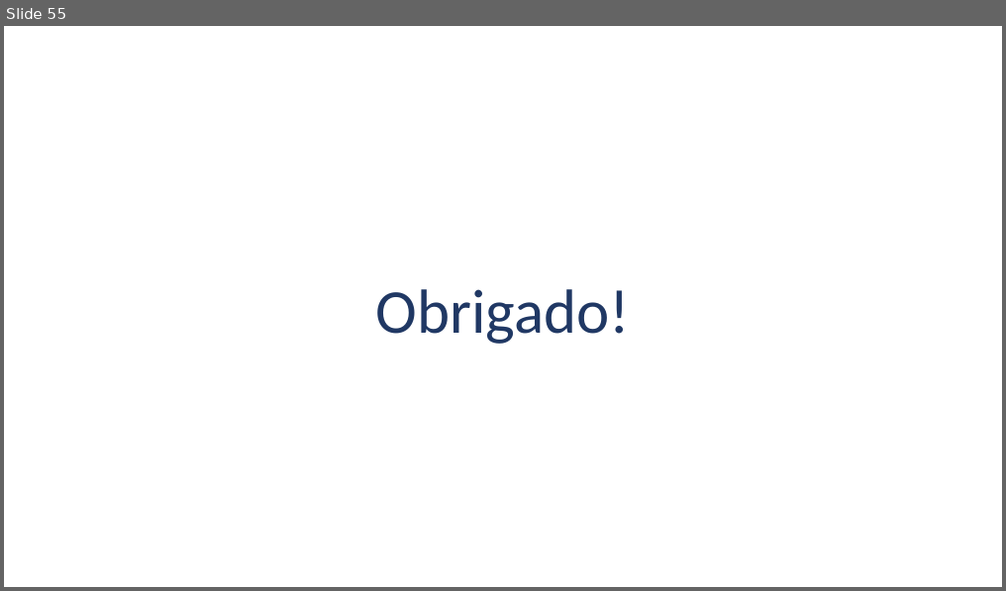
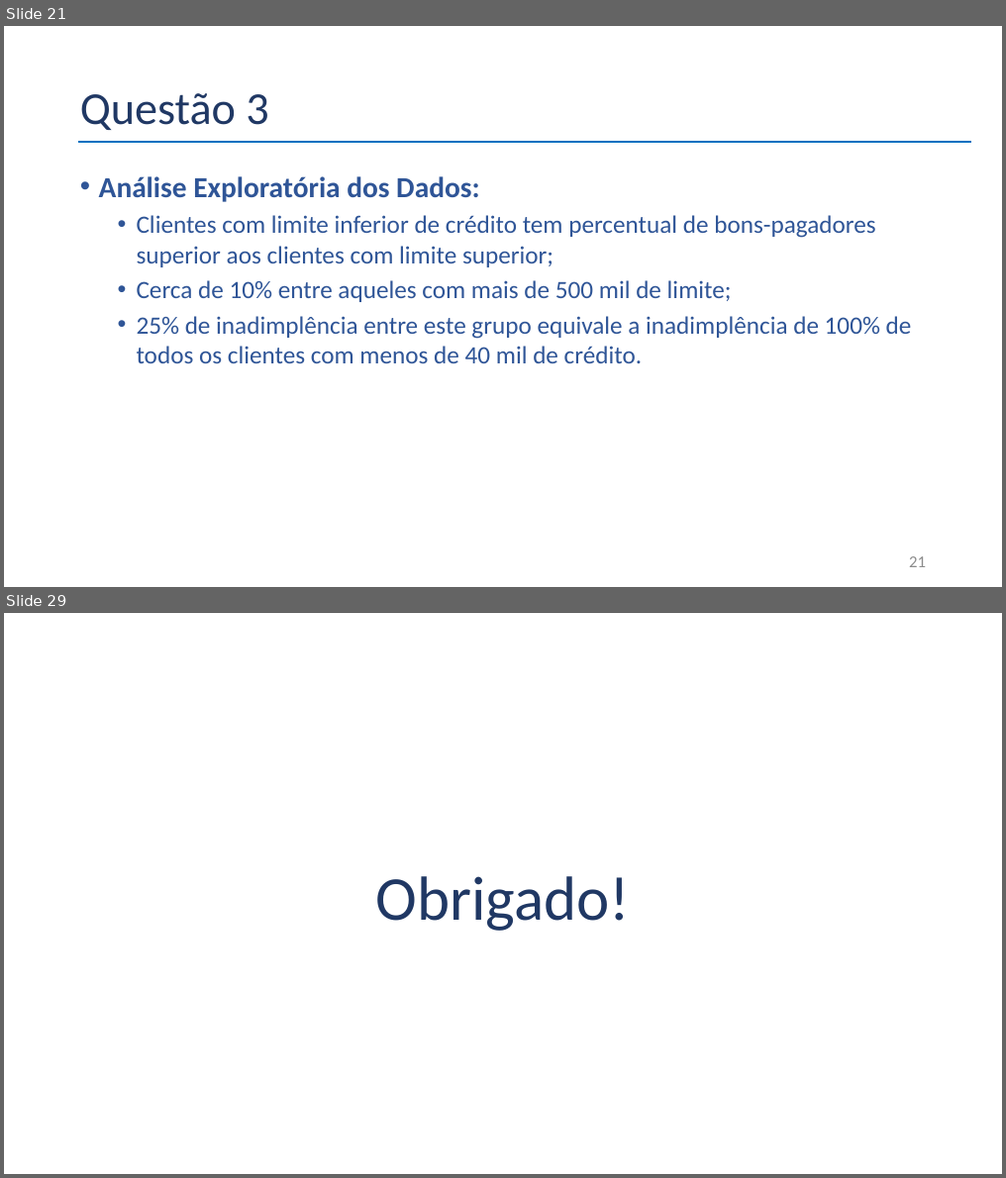
Before and after one commit to belmino15/case_selecao, a slide deck: Apresentação_Case.pptx. Shown one above the other, each under a label of ours: slide 55 before the commit, slides 21 and 29 after it; the slides between them are not shown. The pictures are 1006x591 and 1006x1178 pixels, drawn with LibreOffice and Linux fonts; fonts in the diff are those of the drawing. Boxes give left, top, right and bottom in pixels: in the first picture for what was removed or moved away, otherwise in the second. Text is boxed around its words. In the diff, an @@ line names an element or a change of style, - is before the commit and + after.

```diff
--- a/Apresentação_Case.pptx
+++ b/Apresentação_Case.pptx
@@ slide 21 added at box(4, 26, 1002, 587), background #FFFFFF @@
@@ title added at box(80, 93, 268, 130), 44 pt, text #203864 @@
+Questão 3
@@ line added from (78, 142) to (971, 142), #0070C0 2.25 pt @@
@@ text added at box(99, 176, 912, 364), 24 pt, text #2F5597 @@
+• Análise Exploratória dos Dados:
+  • Clientes com limite inferior de crédito tem percentual de bons-pagadores superior aos clientes com limite superior;
+  • Cerca de 10% entre aqueles com mais de 500 mil de limite;
+  • 25% de inadimplência entre este grupo equivale a inadimplência de 100% de todos os clientes com menos de 40 mil de crédito.
@@ page number added at box(909, 557, 926, 568), 16 pt, text #8C8C8C @@
+21
@@ what was slide 55 is now slide 29 @@
```
Also in this commit, not shown: 27 other slides added, 55 slides removed.
